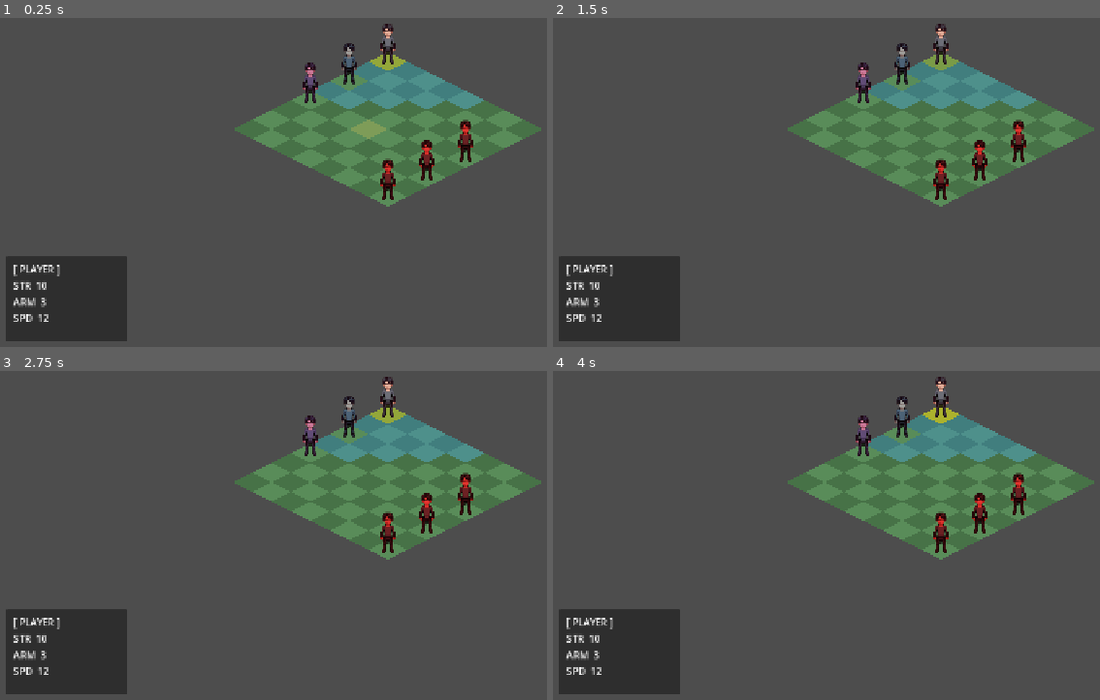
Above: before the commit, frames 1-4 (two rows, left to right).
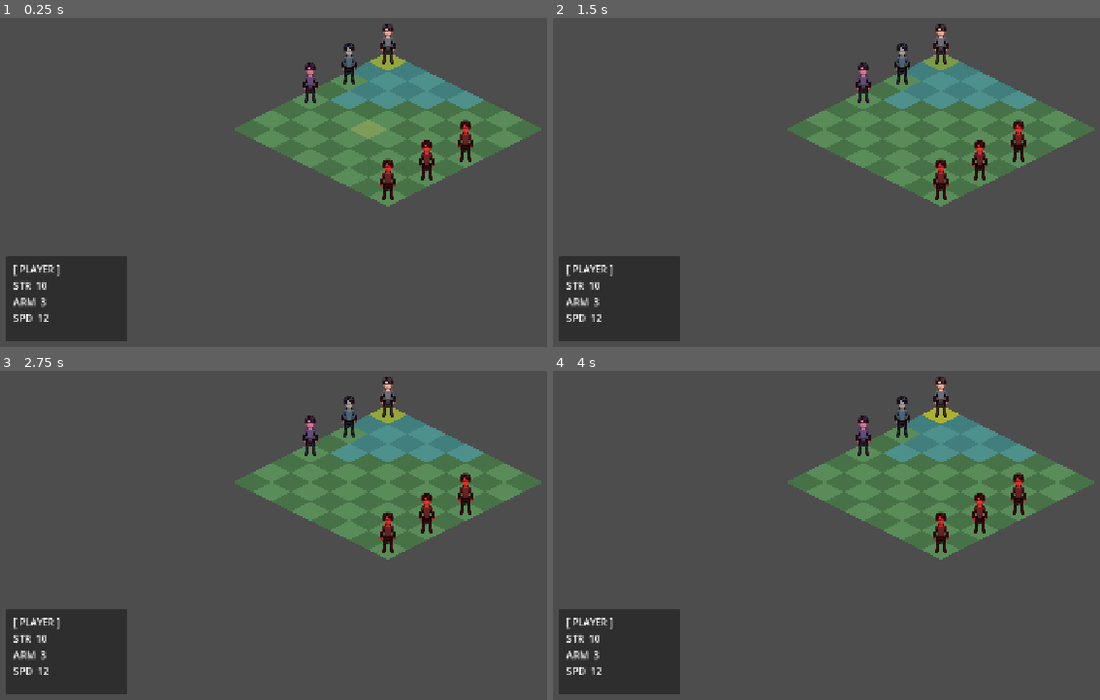
Above: after the commit, the same moments.

Repository: Booldon/iso-srpg
Game: Godot game, scene res://scenes/battle/grid.tscn
The game is run twice, just before and just after one commit, with the same random seed, the same clock (stepped at 60 frames per second) and the same inputs.
Inputs (mouse positions are in pixels of both pictures, inside the frame that each line leads up to):
- Up to frame 1 (0.25 s): no input
- Up to frame 2 (1.5 s): tap Enter at 0.5 s; move the mouse to (outside the picture) at 0.52 s; click (outside the picture) at 0.67 s; tap Space at 1.25 s; move the mouse to (788, 149) at 1.27 s; click (788, 149) at 1.42 s
- Up to frame 3 (2.75 s): tap Enter at 2 s; move the mouse to (464, 387) at 2.02 s; click (464, 387) at 2.17 s
- Up to frame 4 (4 s): tap Space at 2.75 s; move the mouse to (903, 568) at 2.77 s; click (903, 568) at 2.92 s; tap Enter at 3.5 s; move the mouse to (outside the picture) at 3.52 s; click (outside the picture) at 3.67 s

The runs differ from the first frame. In frame 1, 0.2% of the frame differs, in the area x 57-64%, y 19-25%; in frame 2, 0.2%; in frame 3, 0.2%; in frame 4, 0.2%.

Commit message:
fix(step:4): occupancy-aware path, BFS range, engaging enemy AI
was:  enemies wander randomly; units clip through each other; range ignores obstacles
now:  enemies advance toward party; paths route around units; range is BFS-accurate

ref:  grid_manager.gd — _compute_reachable(), _sync_astar_occupancy(), _run_enemy_turn()

Co-Authored-By: Claude Opus 4.8 <noreply@anthropic.com>

Diff:
--- a/scripts/battle/grid_manager.gd
+++ b/scripts/battle/grid_manager.gd
@@ -25,6 +25,7 @@
 var _pending_target: Unit = null
 var _battle_over: bool = false
 var _range_tiles: Array[Polygon2D] = []
+var _reachable: Dictionary = {}  # Vector2i -> step count; cached by _show_move_range
 
 
 func _ready() -> void:
@@ -79,6 +80,11 @@
 
 func _on_turn_started(unit: Unit) -> void:
 	if unit.is_player:
+		# Soft-lock guard: if the unit can neither move nor attack, skip its turn automatically
+		var reachable := _compute_reachable(unit)
+		if reachable.is_empty() and _find_adjacent_enemy(unit) == null:
+			_turn_manager.end_turn()
+			return
 		_player_can_act = true
 		_show_move_range(unit)
 	else:
@@ -128,7 +134,13 @@
 	await get_tree().create_timer(0.5).timeout
 	var target := _find_adjacent_player(unit)
 	if target:
-		var hit_armor := randi() % 2 == 0
+		# Smart attack: prefer real damage; avoid wasting attack on immune armor
+		var dmg := maxi(0, unit.stats.strength - target.stats.armor)
+		var hit_armor: bool
+		if dmg > 0:
+			hit_armor = false  # can deal real damage — hit Strength
+		else:
+			hit_armor = not target.stats.armor_reduction_immune  # hit Armor only if target is not immune
 		Combat.resolve_attack(unit, target, hit_armor)
 		if target.stats.strength <= 0:
 			_kill_unit(target)
@@ -136,11 +148,21 @@
 			if _battle_over:
 				return
 	else:
-		var cell := _pick_adjacent_cell(unit)
-		if cell != Vector2i(unit.grid_col, unit.grid_row):
-			var path := _build_screen_path(unit, cell)
-			_move_unit(unit, cell)
-			await unit.move_along_path(path)
+		# Approach the nearest living player unit
+		var nearest := _find_nearest_player(unit)
+		if nearest:
+			var reachable := _compute_reachable(unit)
+			var best_cell := Vector2i(unit.grid_col, unit.grid_row)
+			var best_dist := absi(nearest.grid_col - unit.grid_col) + absi(nearest.grid_row - unit.grid_row)
+			for cell: Vector2i in reachable.keys():
+				var d := absi(nearest.grid_col - cell.x) + absi(nearest.grid_row - cell.y)
+				if d < best_dist:
+					best_dist = d
+					best_cell = cell
+			if best_cell != Vector2i(unit.grid_col, unit.grid_row):
+				var path := _build_screen_path(unit, best_cell)
+				_move_unit(unit, best_cell)
+				await unit.move_along_path(path)
 	_turn_manager.end_turn()
 
 
@@ -173,9 +195,45 @@
 		_result_screen.show_defeat()
 
 
-func _is_in_move_range(unit: Unit, cell: Vector2i) -> bool:
-	var dist: int = absi(cell.x - unit.grid_col) + absi(cell.y - unit.grid_row)
-	return dist <= unit.stats.move_range
+# BFS: returns {Vector2i: steps} for all cells reachable within move_range,
+# routing around occupied cells. The unit's own start cell is excluded from the result.
+func _compute_reachable(unit: Unit) -> Dictionary:
+	var result: Dictionary = {}
+	var queue: Array = [{"cell": Vector2i(unit.grid_col, unit.grid_row), "steps": 0}]
+	var visited: Dictionary = {Vector2i(unit.grid_col, unit.grid_row): true}
+	var dirs: Array[Vector2i] = [Vector2i(1, 0), Vector2i(-1, 0), Vector2i(0, 1), Vector2i(0, -1)]
+	while not queue.is_empty():
+		var entry = queue.pop_front()
+		var cell: Vector2i = entry["cell"]
+		var steps: int = entry["steps"]
+		if steps > 0:
+			result[cell] = steps
+		if steps >= unit.stats.move_range:
+			continue
+		for dir in dirs:
+			var nxt := cell + dir
+			if not _is_valid_cell(nxt):
+				continue
+			if visited.has(nxt):
+				continue
+			if _unit_at.has(nxt) and _unit_at[nxt] != unit:
+				continue  # blocked by another unit
+			visited[nxt] = true
+			queue.append({"cell": nxt, "steps": steps + 1})
+	return result
+
+
+# Sync A* disabled flags so paths route around all units except the mover itself.
+func _sync_astar_occupancy(mover: Unit) -> void:
+	for row in range(GRID_ROWS):
+		for col in range(GRID_COLS):
+			var cell := Vector2i(col, row)
+			var id := _cell_id(col, row)
+			_astar.set_point_disabled(id, _unit_at.has(cell) and _unit_at[cell] != mover)
+
+
+func _is_in_move_range(_unit: Unit, cell: Vector2i) -> bool:
+	return _reachable.has(cell)
 
 
 func _is_adjacent(a: Unit, b: Unit) -> bool:
@@ -190,17 +248,29 @@
 	return null
 
 
-func _pick_adjacent_cell(unit: Unit) -> Vector2i:
-	var dirs := [Vector2i(1, 0), Vector2i(-1, 0), Vector2i(0, 1), Vector2i(0, -1)]
-	dirs.shuffle()
-	for dir in dirs:
-		var candidate := Vector2i(unit.grid_col + dir.x, unit.grid_row + dir.y)
-		if _is_valid_cell(candidate) and not _unit_at.has(candidate):
-			return candidate
-	return Vector2i(unit.grid_col, unit.grid_row)
+func _find_adjacent_enemy(unit: Unit) -> Unit:
+	for dir in [Vector2i(1, 0), Vector2i(-1, 0), Vector2i(0, 1), Vector2i(0, -1)]:
+		var cell := Vector2i(unit.grid_col + dir.x, unit.grid_row + dir.y)
+		if _unit_at.has(cell) and not _unit_at[cell].is_player:
+			return _unit_at[cell]
+	return null
+
+
+func _find_nearest_player(unit: Unit) -> Unit:
+	var nearest: Unit = null
+	var best_dist := GRID_COLS * GRID_ROWS + 1  # greater than any possible Manhattan distance on this grid
+	for u in _turn_manager.get_all_units():
+		if not u.is_player:
+			continue
+		var d := absi(u.grid_col - unit.grid_col) + absi(u.grid_row - unit.grid_row)
+		if d < best_dist:
+			best_dist = d
+			nearest = u
+	return nearest
 
 
 func _build_screen_path(unit: Unit, cell: Vector2i) -> Array[Vector2]:
+	_sync_astar_occupancy(unit)
 	var from_id := _cell_id(unit.grid_col, unit.grid_row)
 	var to_id := _cell_id(cell.x, cell.y)
 	var id_path := _astar.get_id_path(from_id, to_id)
@@ -236,23 +306,19 @@
 
 func _show_move_range(unit: Unit) -> void:
 	_clear_move_range()
-	var range_val := unit.stats.move_range
-	for row in range(GRID_ROWS):
-		for col in range(GRID_COLS):
-			var cell := Vector2i(col, row)
-			var dist: int = absi(col - unit.grid_col) + absi(row - unit.grid_row)
-			if dist > 0 and dist <= range_val and not _unit_at.has(cell):
-				var tile := Polygon2D.new()
-				tile.polygon = PackedVector2Array([
-					Vector2(0, -TILE_HALF_H),
-					Vector2(TILE_HALF_W, 0),
-					Vector2(0, TILE_HALF_H),
-					Vector2(-TILE_HALF_W, 0),
-				])
-				tile.color = Color(0.2, 0.6, 1.0, 0.3)
-				tile.position = grid_to_screen(col, row)
-				_floor.add_child(tile)
-				_range_tiles.append(tile)
+	_reachable = _compute_reachable(unit)
+	for cell: Vector2i in _reachable.keys():
+		var tile := Polygon2D.new()
+		tile.polygon = PackedVector2Array([
+			Vector2(0, -TILE_HALF_H),
+			Vector2(TILE_HALF_W, 0),
+			Vector2(0, TILE_HALF_H),
+			Vector2(-TILE_HALF_W, 0),
+		])
+		tile.color = Color(0.2, 0.6, 1.0, 0.3)
+		tile.position = grid_to_screen(cell.x, cell.y)
+		_floor.add_child(tile)
+		_range_tiles.append(tile)
 	# Keep active and hover tiles rendered above range tiles
 	_floor.move_child(_active_tile, -1)
 	_floor.move_child(_hover_tile, -1)
@@ -262,6 +328,7 @@
 	for tile in _range_tiles:
 		tile.queue_free()
 	_range_tiles.clear()
+	_reachable.clear()
 
 
 func _setup_active_tile() -> void:
Not shown, changed: CLAUDE.md
Not shown, changed: scripts/battle/CLAUDE.md
